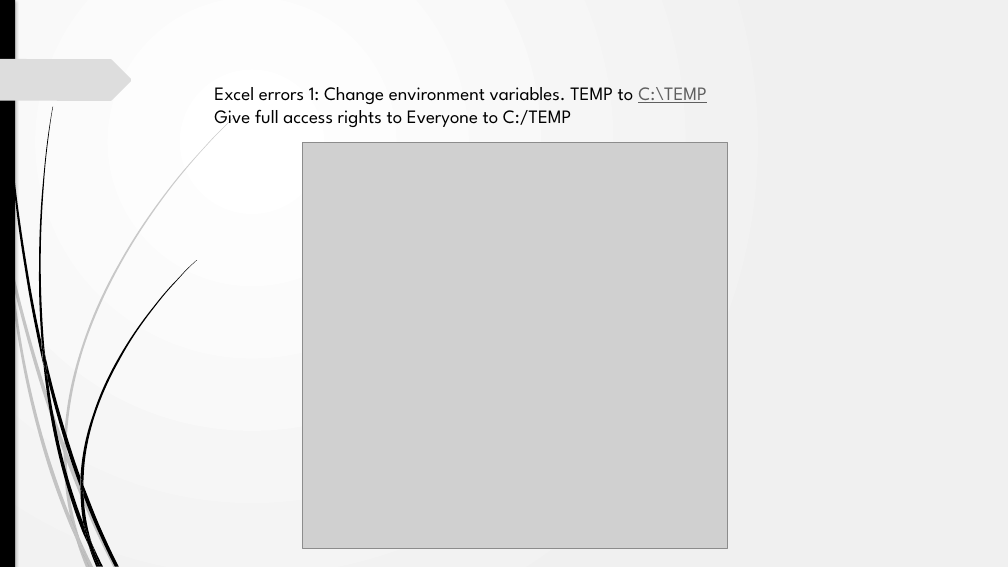
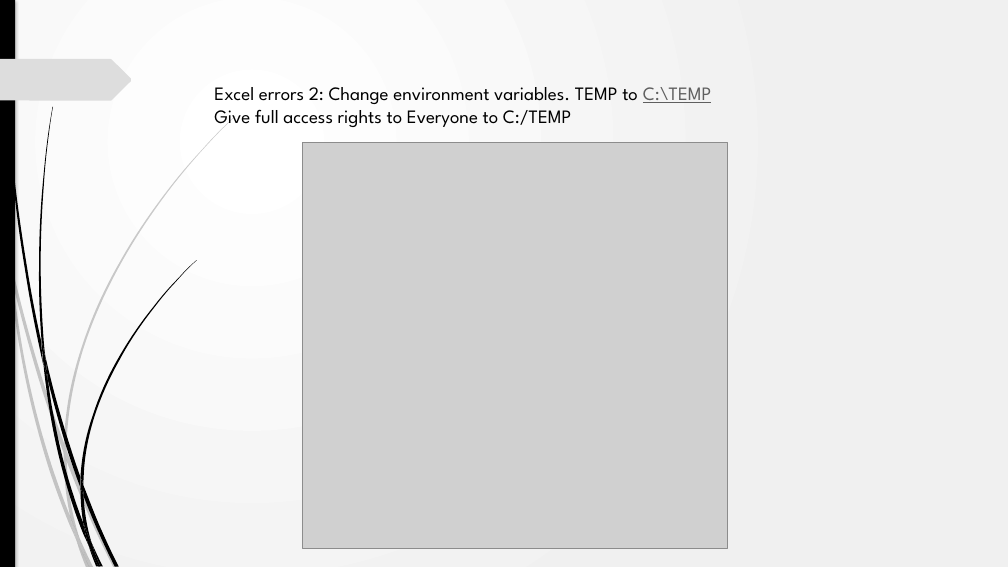
Before and after one commit to akarki58/rocker_app, a slide deck: slide 10 of rocker_app/static/description/Rocker_install.pptx (slide 9 before the commit). Drawn at 1008x567 pixels with LibreOffice and Linux fonts; fonts in the diff are those of the drawing; grey boxes stand for pictures; background and template pictures are left out. Boxes give left, top, right and bottom in pixels: in the first picture for what was removed or moved away, otherwise in the second. Text is boxed around its words. In the diff, an @@ line names an element or a change of style, - is before the commit and + after.

```diff
--- a/rocker_app/static/description/Rocker_install.pptx
+++ b/rocker_app/static/description/Rocker_install.pptx
@@ title at (214,87,711,128): text changed @@
-Excel errors 1: Change environment variables. TEMP to C:\TEMP
-Give full access rights to Everyone to C:/TEMP
+Excel errors 2: Change environment variables. TEMP to C:\TEMP
+Give full access rights to Everyone to C:/TEMP
```
Also in this commit, not shown: 15 other slides changed, 18 other files.
